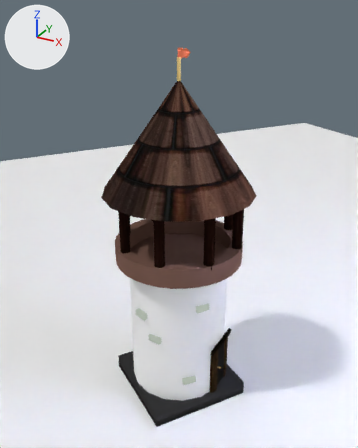
The Blender file data/models/Archer/Archer.blend: old version first, new version second.
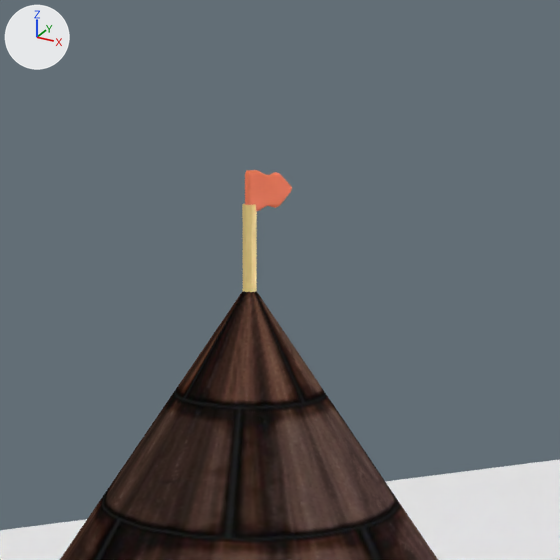
The first picture shows the older version from a 50 mm lens placed at (5.42, -4.47, 7.44), pointed at (1.68, 2.34, 4.04). The close-ups show both versions on the part from 31% to 74% of the width and 0% to 35% of the height of that picture; other places that the commit changed are outside them. The axes (+X, +Y, +Z) are drawn at upper left. The lights are the same throughout.

Names of what the first close-up shows: 'Cylinder.001', 'Plane', 'ShapeIndexedFaceSet.004', 'ShapeIndexedFaceSet.011'.
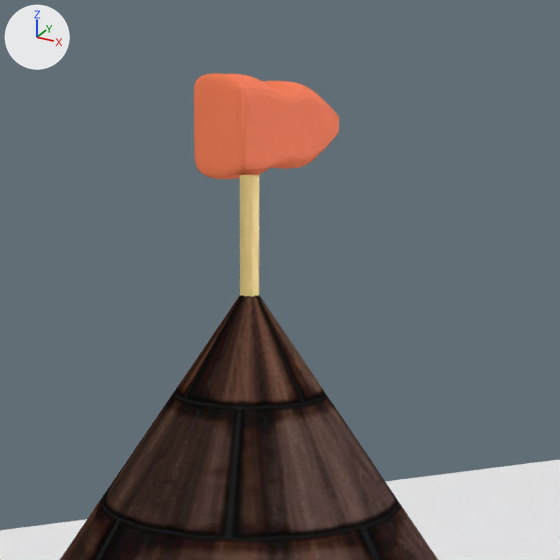
Where the newer file only moved an object's origin or applied its transform, the numbers keep the older frame.

What differs and where, as boxes (x1, y1, x2, y2) in the close-ups (560 x 560 px):
'Plane', reshaped, moved, rescaled (204% wider, 149% taller): before (245, 170, 292, 212); after (194, 73, 339, 179)
'Cylinder.001', mesh rescaled: before (242, 204, 257, 292); after (240, 175, 259, 297)

What the commit changed:
me_plane has 40 vertices, 28 faces and spans x -2.93..1.0, y -1.54..1.54, z 0.0..0.27.
me_plane is used by ob_plane; location (1.308, 3.057, 6.737); rotation (1.571, 0.0, 0.998), in degrees (90, 0, 57); scale (-0.0633, -0.0633, -0.0633).
me_plane part 1: the whole mesh is multiplied about the mesh origin by the matrix ((-0.158, 0.0, 0.0), (0.0, -0.158, 0.0), (0.0, 0.0, -0.158)).
me_cylinder_001 has 16 vertices, 10 faces and spans x -0.025..0.025, y -0.025..0.025, z -0.25..0.25.
me_cylinder_001 is used by ob_cylinder_001; location (1.294, 3.025, 6.344); scale (1.35, 1.35, 1.35).
me_cylinder_001 part 2: the whole mesh is scaled about its middle by 1.37.
Object 'Plane' (ob_plane) moves from (1.308, 3.057, 6.737) to (1.33, 3.104, 7.0).
Object 'Plane' (ob_plane) is rescaled from (-0.0633, -0.0633, -0.0633) to (1.0, 1.0, 1.0).
